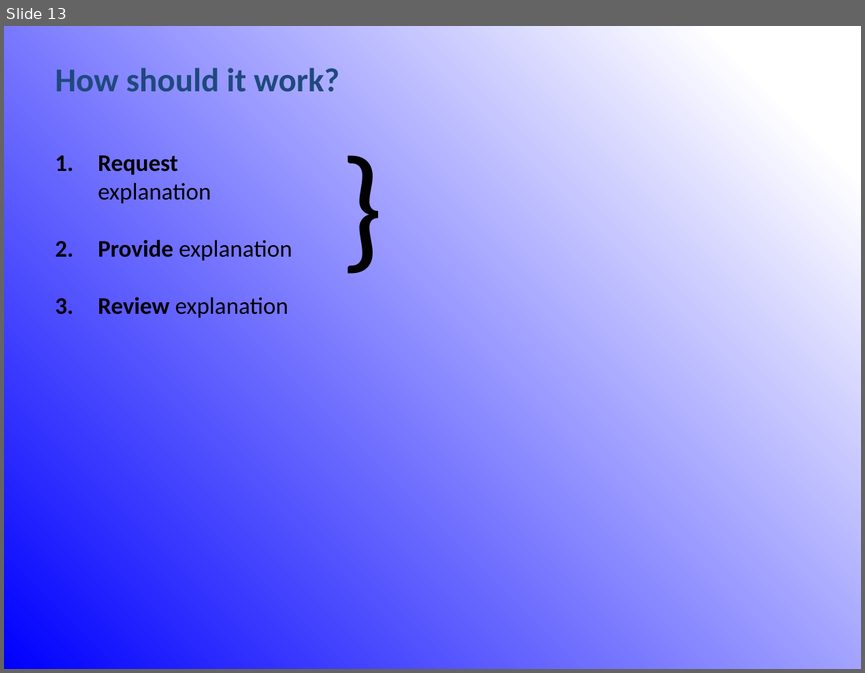
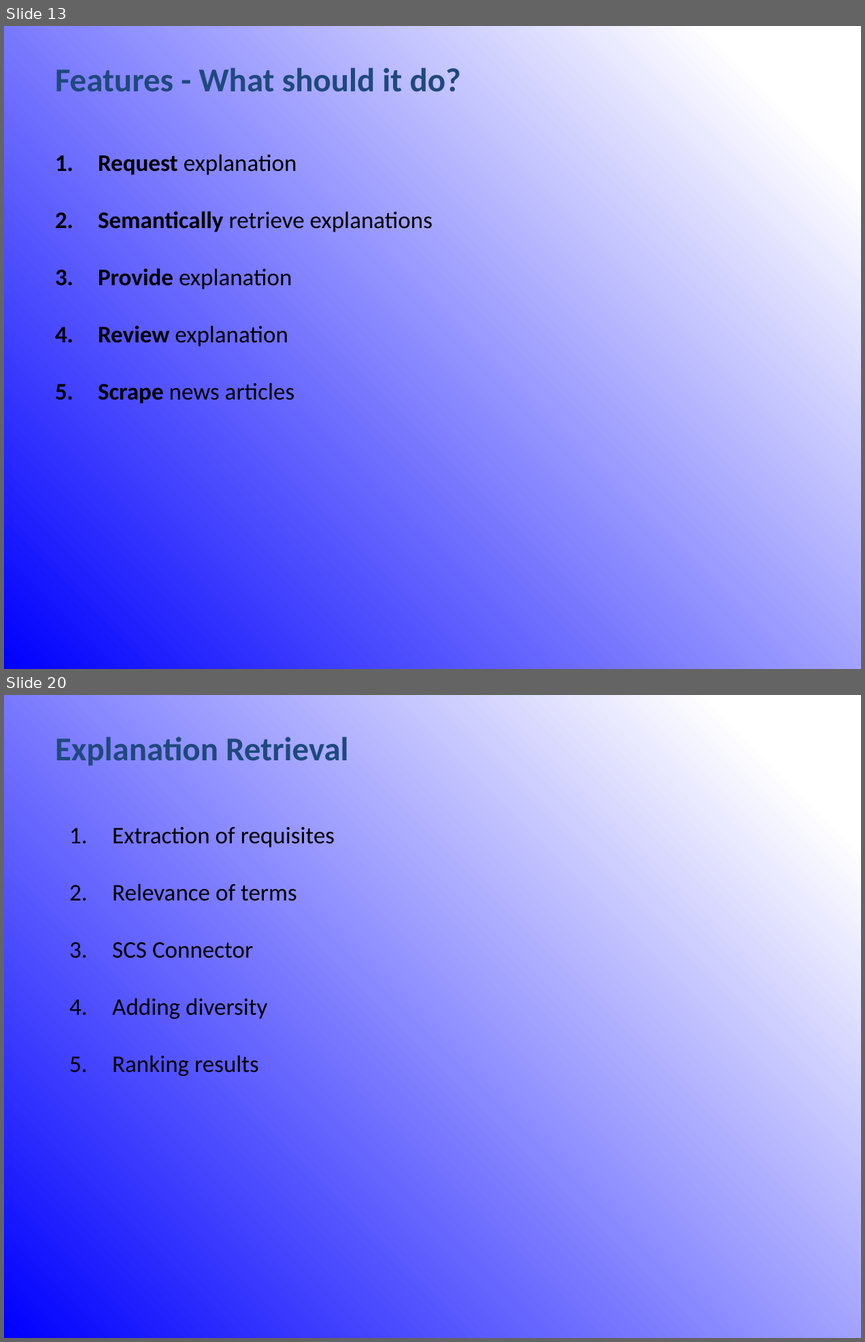
Before and after one commit to rubenverboon/skiir, a slide deck: Presentation/Final_presentation_group_002.pptx. Shown one above the other, each under a label of ours: slide 13 before the commit, slides 13 and 20 after it; the slides between them are not shown. The pictures are 865x673 and 865x1342 pixels, drawn with LibreOffice and Linux fonts; fonts in the diff are those of the drawing. Boxes give left, top, right and bottom in pixels: in the first picture for what was removed or moved away, otherwise in the second. Text is boxed around its words. In the diff, an @@ line names an element or a change of style, - is before the commit and + after.

```diff
--- a/Presentation/Final_presentation_group_002.pptx
+++ b/Presentation/Final_presentation_group_002.pptx
@@ slide 20 added at (x1=4, y1=695, x2=861, y2=1338), background gradient #0000FF to #FFFFFF @@
@@ text added at (x1=55, y1=736, x2=349, y2=766), 28 pt, text #1F497D, bold @@
+Explanation Retrieval
@@ text added at (x1=112, y1=827, x2=334, y2=1076), 20 pt, text #000000 @@
+1. Extraction of requisites
+2. Relevance of terms
+3. SCS Connector
+4. Adding diversity
+5. Ranking results
@@ slide 13 changed as well @@
@@ text at (x1=55, y1=67, x2=461, y2=92): text changed @@
-How should it work?
+Features - What should it do?
@@ text removed at (x1=332, y1=114, x2=406, y2=288) @@
-}
@@ text at (x1=98, y1=211, x2=432, y2=232): paragraph added @@
+2. Semantically retrieve explanations
@@ text at (x1=98, y1=382, x2=294, y2=403): paragraph added @@
+5. Scrape news articles
```
Also in this commit, not shown: 7 other slides changed, 14 other slides added, 1 slide removed.
